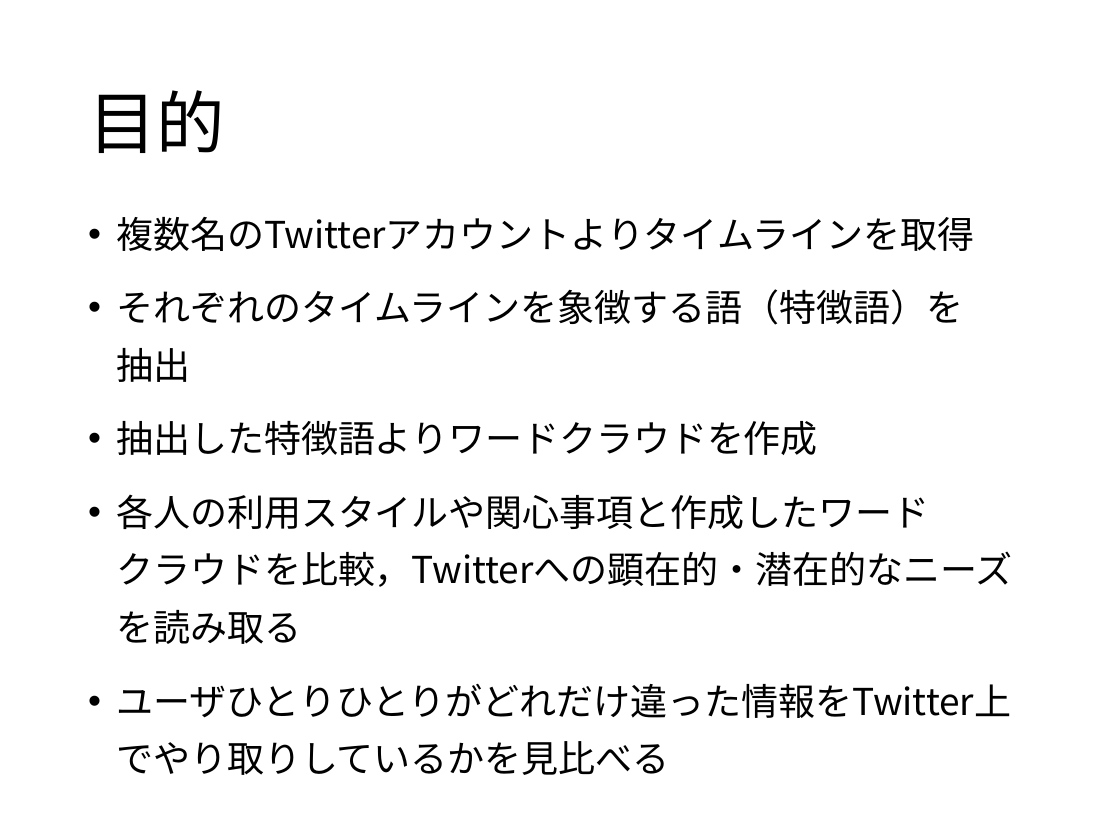
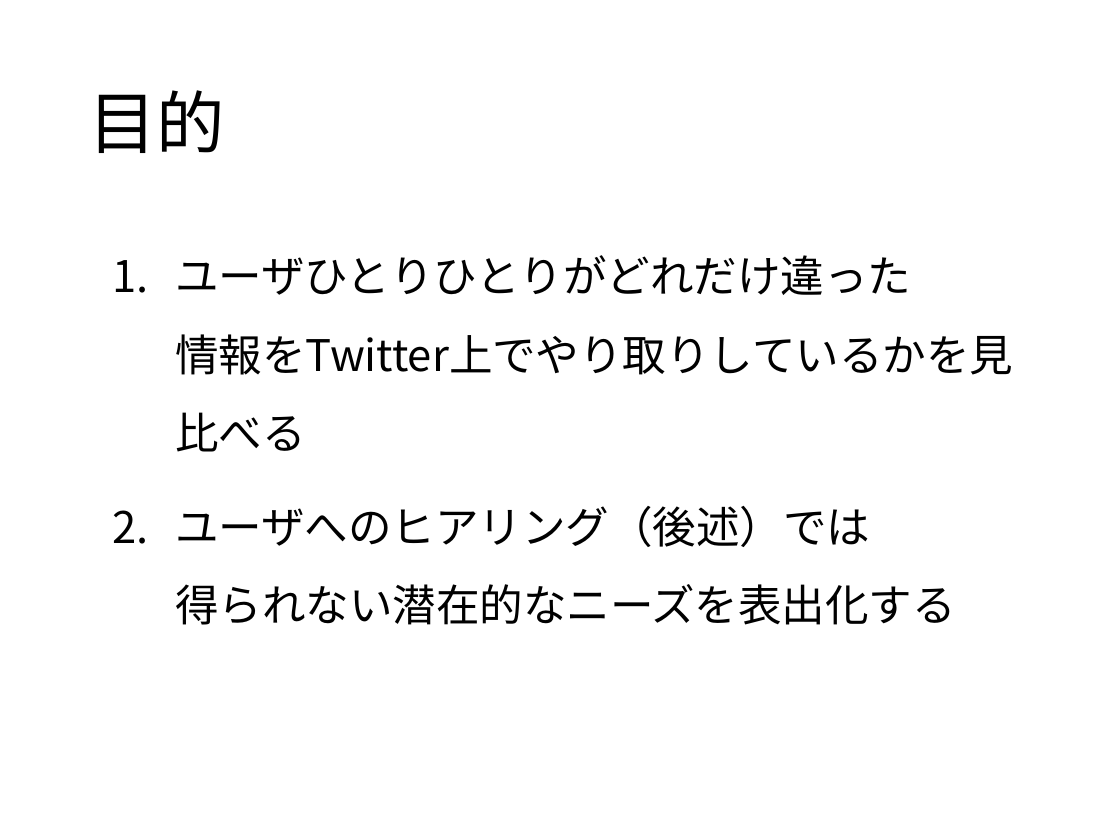
Before and after one commit to keimatsui/kadai, a slide deck: slide 3 of 卒業論文/2014/吉野聡志/最終発表/最終発表スライド.pptx. Drawn at 1120x840 pixels with LibreOffice and Linux fonts; fonts in the diff are those of the drawing. Boxes give left, top, right and bottom in pixels: in the first picture for what was removed or moved away, otherwise in the second. Text is boxed around its words. In the diff, an @@ line names an element or a change of style, - is before the commit and + after.

Commit message:
最終発表スライド提出

```diff
--- a/卒業論文/2014/吉野聡志/最終発表/最終発表スライド.pptx
+++ b/卒業論文/2014/吉野聡志/最終発表/最終発表スライド.pptx
@@ text at [175,255,1013,625]: text changed; size 23.8 to 28 pt @@
-• 複数名のTwitterアカウントよりタイムラインを取得
-• それぞれのタイムラインを象徴する語（特徴語）を 抽出
-• 抽出した特徴語よりワードクラウドを作成
-• 各人の利用スタイルや関心事項と作成したワード クラウドを比較，Twitterへの顕在的・潜在的なニーズを読み取る
-• ユーザひとりひとりがどれだけ違った情報をTwitter上でやり取りしているかを見比べる
+1. ユーザひとりひとりがどれだけ違った 情報をTwitter上でやり取りしているかを見比べる
+2. ユーザへのヒアリング（後述）では 得られない潜在的なニーズを表出化する
```
Also in this commit, not shown: 13 other slides changed, 3 slides added, 6 slides removed.
